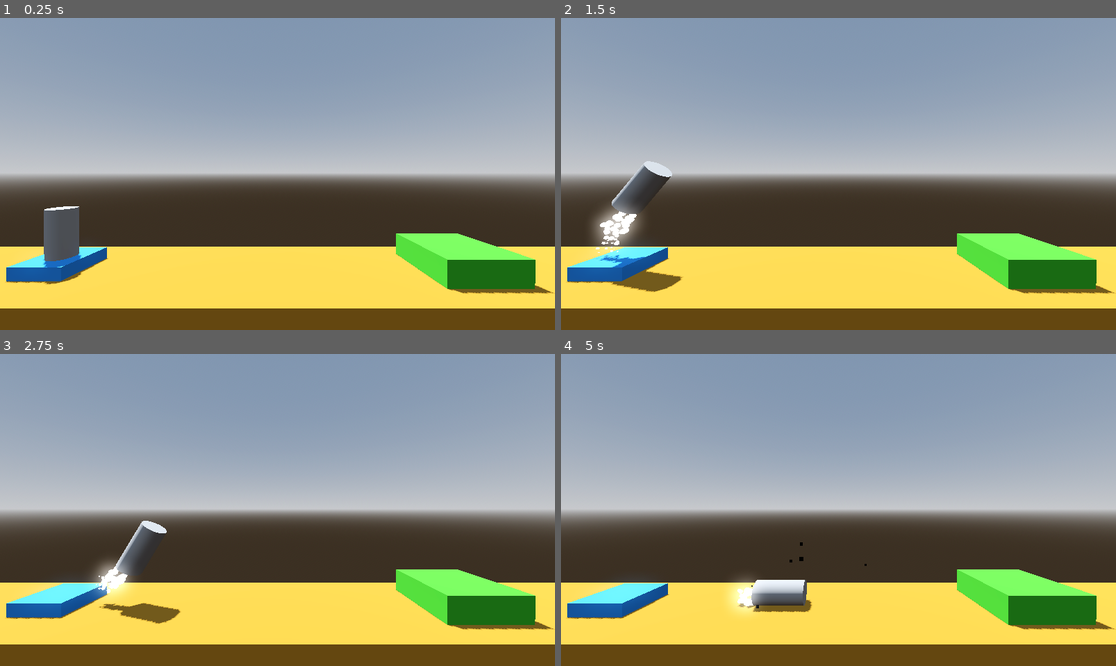
Above: before the commit, frames 1-4 (two rows, left to right).
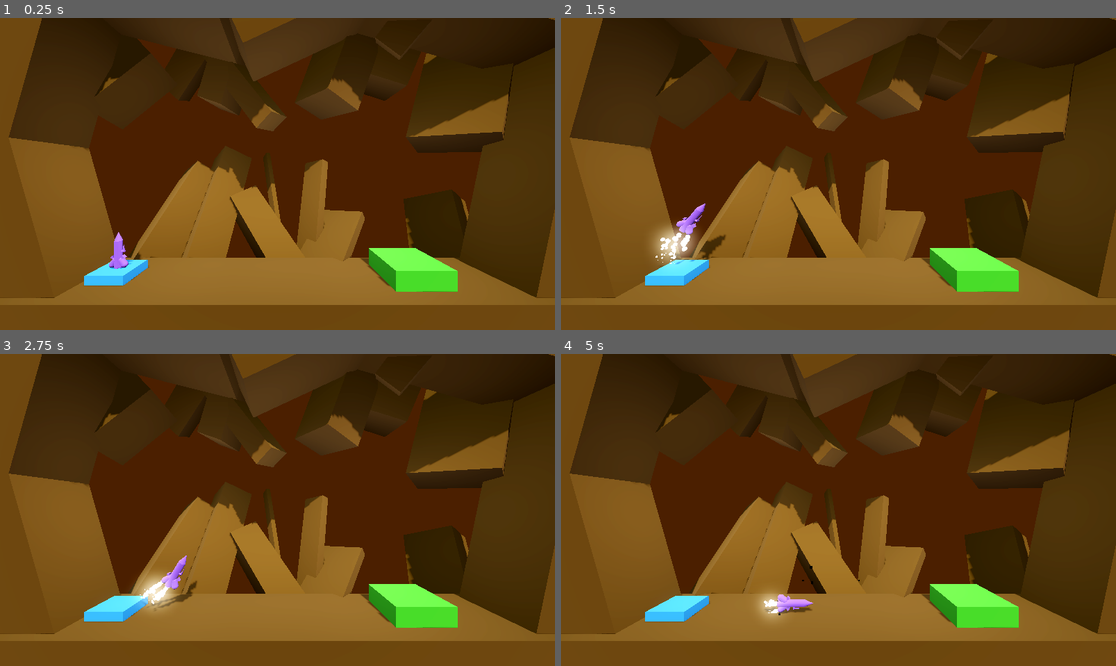
Above: after the commit, the same moments.

Repository: JonathanCarey13/ProjectBoost
Game: Godot game, scene res://level/level.tscn
Two runs of this game, one before a commit and one after it. Both use one fixed random seed, a clock stepped at 60 frames per second and the inputs below.
Inputs:
- Up to frame 1 (0.25 s): no input
- Up to frame 2 (1.5 s): hold D (rotate_right) 0.53-1.28 s; hold Space (boost) 0.53-1.28 s; hold A (rotate_left) from 1.28 s (still down); tap Space (boost) at 1.35 s
- Up to frame 3 (2.75 s): release A (rotate_left) at 2.03 s; hold D (rotate_right) from 2.03 s (still down); hold Space (boost) from 2.03 s (still down)
- Up to frame 4 (5 s): release Space (boost) at 2.78 s; tap Space (boost) at 2.85, 4.35 s; release D (rotate_right) at 3.53 s; hold Space (boost) 3.53-4.28 s; hold A (rotate_left) from 3.53 s (still down); tap Escape (ui_cancel) at 4.15 s

The runs differ from the first frame. In frame 1, 93% of the frame differs, in the area x 0-100%, y 0-94%; in frame 2, 93%; in frame 3, 93%; in frame 4, 93%.

Commit message:
finished project

Diff:
--- a/Player.gd
+++ b/Player.gd
@@ -19,6 +19,9 @@
 
 # Called every frame. 'delta' is the elapsed time since the previous frame.
 func _process(delta: float) -> void:
+	if Input.is_action_pressed("ui_cancel"):
+		get_tree().quit()
+
 	if Input.is_action_pressed("boost"):
 		apply_central_force(basis.y * delta * thrust)
 		booster_particles.emitting = true
--- /dev/null
+++ b/ShipPurpleMaterial.tres
@@ -0,0 +1,4 @@
+[gd_resource type="StandardMaterial3D" format=3 uid="uid://c8di6vovkkl4g"]
+
+[resource]
+albedo_color = Color(0.493146, 0.301806, 0.805544, 1)
--- /dev/null
+++ b/background.tscn
@@ -0,0 +1,153 @@
+[gd_scene load_steps=5 format=3 uid="uid://byj0p0jh54luu"]
+
+[sub_resource type="StandardMaterial3D" id="StandardMaterial3D_4lpfg"]
+albedo_color = Color(0.31516, 0.211319, 0.0296323, 1)
+
+[sub_resource type="ProceduralSkyMaterial" id="ProceduralSkyMaterial_04m20"]
+sky_horizon_color = Color(0.64625, 0.65575, 0.67075, 1)
+ground_horizon_color = Color(0.64625, 0.65575, 0.67075, 1)
+
+[sub_resource type="Sky" id="Sky_nl7jv"]
+sky_material = SubResource("ProceduralSkyMaterial_04m20")
+
+[sub_resource type="Environment" id="Environment_xf5c6"]
+background_mode = 1
+background_color = Color(0.06, 0.02799, 0.0018, 1)
+sky = SubResource("Sky_nl7jv")
+ambient_light_source = 3
+tonemap_mode = 2
+glow_enabled = true
+
+[node name="Floor" type="CSGBox3D" groups=["Crash"]]
+transform = Transform3D(1, 0, 0, 0, 1, 0, 0, 0, 1, 0, -4, 0)
+use_collision = true
+size = Vector3(30, 8, 5)
+material = SubResource("StandardMaterial3D_4lpfg")
+
+[node name="Wall" type="CSGBox3D" parent="."]
+transform = Transform3D(0.96327, -0.268533, 0, 0.268533, 0.96327, 0, 0, 0, 1, -13.2577, 7, 0)
+size = Vector3(4, 10, 4)
+material = SubResource("StandardMaterial3D_4lpfg")
+
+[node name="Wall2" type="CSGBox3D" parent="."]
+transform = Transform3D(0.960876, 0.276979, 0, -0.276979, 0.960876, 0, 0, 0, 1, -13.2577, 15.7131, 0)
+size = Vector3(4, 10, 4)
+material = SubResource("StandardMaterial3D_4lpfg")
+
+[node name="Wall3" type="CSGBox3D" parent="."]
+transform = Transform3D(0.980426, 0.196887, 0, -0.196887, 0.980426, 0, 0, 0, 1, 15.3764, 10.6726, 0)
+size = Vector3(4, 16, 4)
+material = SubResource("StandardMaterial3D_4lpfg")
+
+[node name="Ceiling" type="CSGBox3D" parent="."]
+transform = Transform3D(-0.243226, 0.96997, 0, -0.96997, -0.243226, 0, 0, 0, 1, -7.04962, 20.1199, 0)
+size = Vector3(4, 10, 4)
+material = SubResource("StandardMaterial3D_4lpfg")
+
+[node name="Ceiling2" type="CSGBox3D" parent="."]
+transform = Transform3D(0.420529, 0.907279, 0, -0.907279, 0.420529, 0, 0, 0, 1, 2.10649, 19.6918, 0)
+size = Vector3(4, 10, 4)
+material = SubResource("StandardMaterial3D_4lpfg")
+
+[node name="Ceiling3" type="CSGBox3D" parent="."]
+transform = Transform3D(-0.27228, 0.962218, 0, -0.962218, -0.27228, 0, 0, 0, 1, 9.39145, 19.8467, 0)
+size = Vector3(4, 18.1984, 4)
+material = SubResource("StandardMaterial3D_4lpfg")
+
+[node name="Wall4" type="CSGBox3D" parent="."]
+transform = Transform3D(-0.724326, 0.319542, -0.610938, 0.541709, 0.811917, -0.217587, 0.426502, -0.488555, -0.761191, -8.43711, 6.13829, -6.21727)
+size = Vector3(2.90247, 8.60266, 4)
+material = SubResource("StandardMaterial3D_4lpfg")
+
+[node name="Wall5" type="CSGBox3D" parent="."]
+transform = Transform3D(-0.816892, 0.153236, -0.556064, 0.388309, 0.858974, -0.33374, 0.426503, -0.488555, -0.761191, -5.26755, 6.90834, -6.56611)
+size = Vector3(2.75064, 10.0352, 3.14404)
+material = SubResource("StandardMaterial3D_4lpfg")
+
+[node name="Wall6" type="CSGBox3D" parent="."]
+transform = Transform3D(-0.832017, -0.541987, -0.118324, -0.354748, 0.683789, -0.637643, 0.426503, -0.488555, -0.761191, -1.09936, 4.72155, -5.44086)
+size = Vector3(2.41988, 7.50172, 3.09503)
+material = SubResource("StandardMaterial3D_4lpfg")
+
+[node name="Wall7" type="CSGBox3D" parent="."]
+transform = Transform3D(-0.899878, -0.144343, -0.411567, 0.0912002, 0.860513, -0.501201, 0.426503, -0.488555, -0.761191, -0.266071, 6.3291, -7.003)
+size = Vector3(0.423685, 12.2816, 0.939972)
+material = SubResource("StandardMaterial3D_4lpfg")
+
+[node name="Wall8" type="CSGBox3D" parent="."]
+transform = Transform3D(0.450215, -0.527906, -0.720156, -0.812088, -0.577397, -0.0844314, -0.371244, 0.622842, -0.688657, 3.66126, 4.07461, -3.80648)
+size = Vector3(0.779154, 7.50172, 3.55119)
+material = SubResource("StandardMaterial3D_4lpfg")
+
+[node name="Wall9" type="CSGBox3D" parent="."]
+transform = Transform3D(0.760235, -0.138132, -0.634797, -0.283553, -0.949702, -0.132931, -0.584504, 0.281056, -0.761162, 2.95539, 6.46063, -6.03217)
+size = Vector3(0.779154, 8.98634, 2.02071)
+material = SubResource("StandardMaterial3D_4lpfg")
+
+[node name="Wall10" type="CSGBox3D" parent="."]
+transform = Transform3D(-0.797619, 0.193677, -0.571222, 0.426498, 0.850768, -0.307076, 0.426503, -0.488555, -0.761191, 14.2439, 3.47262, -6.21727)
+size = Vector3(2.90247, 8.60266, 4)
+material = SubResource("StandardMaterial3D_4lpfg")
+
+[node name="Wall11" type="CSGBox3D" parent="."]
+transform = Transform3D(0.450216, -0.527906, -0.720159, 0.294585, -0.67355, 0.677904, -0.842929, -0.51735, -0.147731, 7.92944, 18.8515, -0.362348)
+size = Vector3(1.36992, 3.91785, 1.91355)
+material = SubResource("StandardMaterial3D_4lpfg")
+
+[node name="Wall12" type="CSGBox3D" parent="."]
+transform = Transform3D(-0.135145, 0.672891, 0.727298, 0.294585, -0.67355, 0.677905, 0.946023, 0.305866, -0.107195, -11.5245, 16.8616, -3.65363)
+size = Vector3(2.91336, 4.53901, 5.37279)
+material = SubResource("StandardMaterial3D_4lpfg")
+
+[node name="Wall13" type="CSGBox3D" parent="."]
+transform = Transform3D(0.152887, -0.667029, -0.729184, 0.294585, -0.673551, 0.677906, -0.94332, -0.318448, 0.0935178, -6.01621, 19.6624, -4.77969)
+size = Vector3(1.65909, 8.572, 2.19079)
+material = SubResource("StandardMaterial3D_4lpfg")
+
+[node name="Wall14" type="CSGBox3D" parent="."]
+transform = Transform3D(-0.825902, 0.344067, -0.446659, 0.348232, 0.934337, 0.0758293, 0.44342, -0.0929137, -0.891486, 5.16937, 19.359, -4.2615)
+size = Vector3(2.90247, 9.86627, 4)
+material = SubResource("StandardMaterial3D_4lpfg")
+
+[node name="Wall15" type="CSGBox3D" parent="."]
+transform = Transform3D(-0.932636, 0.337171, 0.128475, 0.348232, 0.934337, 0.0758292, -0.0944711, 0.115459, -0.98881, 9.62247, 21.263, -4.54427)
+size = Vector3(3.10358, 9.86627, 4)
+material = SubResource("StandardMaterial3D_4lpfg")
+
+[node name="Wall16" type="CSGBox3D" parent="."]
+transform = Transform3D(-0.932636, 0.337171, 0.128475, 0.348232, 0.934337, 0.0758292, -0.0944711, 0.115459, -0.98881, -2.39979, 20.5083, -3.73258)
+size = Vector3(1.76907, 11.979, 4)
+material = SubResource("StandardMaterial3D_4lpfg")
+
+[node name="Wall17" type="CSGBox3D" parent="."]
+transform = Transform3D(0.672481, -0.57677, -0.463796, 0.613312, 0.785037, -0.0869877, 0.414268, -0.225953, 0.881662, -4.41178, 18.6928, -3.74792)
+size = Vector3(1.4325, 14.0925, 2.18018)
+material = SubResource("StandardMaterial3D_4lpfg")
+
+[node name="Wall18" type="CSGBox3D" parent="."]
+transform = Transform3D(-0.722776, 0.31913, -0.612985, 0.348232, 0.934337, 0.0758292, 0.596933, -0.158654, -0.786448, 13.8641, 16.4262, -3.75404)
+size = Vector3(2.85566, 9.86627, 4.94263)
+material = SubResource("StandardMaterial3D_4lpfg")
+
+[node name="DirectionalLight3D" type="DirectionalLight3D" parent="."]
+transform = Transform3D(-0.0178792, 0.990952, 0.133022, -0.759491, -0.0999889, 0.642788, 0.650272, -0.0895366, 0.754407, 0, -3.30767, 10)
+light_energy = 0.5
+shadow_enabled = true
+
+[node name="WorldEnvironment" type="WorldEnvironment" parent="."]
+environment = SubResource("Environment_xf5c6")
+
+[node name="OmniLight3D" type="OmniLight3D" parent="."]
+transform = Transform3D(1, 0, 0, 0, 1, 0, 0, 0, 1, 0.0366979, 10.8036, -0.553242)
+omni_range = 12.0
+omni_attenuation = 0.5
+
+[node name="OmniLight3D2" type="OmniLight3D" parent="."]
+transform = Transform3D(1, 0, 0, 0, 1, 0, 0, 0, 1, -7.3043, 10.8036, -0.553242)
+omni_range = 12.0
+omni_attenuation = 0.5
+
+[node name="OmniLight3D3" type="OmniLight3D" parent="."]
+transform = Transform3D(1, 0, 0, 0, 1, 0, 0, 0, 1, 6.68242, 10.8036, -0.553242)
+omni_range = 12.0
+omni_attenuation = 0.5
--- a/level/level.tscn
+++ b/level/level.tscn
@@ -1,23 +1,8 @@
-[gd_scene load_steps=9 format=3 uid="uid://bgibu8x55fvm6"]
+[gd_scene load_steps=6 format=3 uid="uid://bgibu8x55fvm6"]
 
 [ext_resource type="PackedScene" uid="uid://xibu5c60f2e5" path="res://player.tscn" id="1_2xpdr"]
 [ext_resource type="Script" path="res://Level/LandingPad.gd" id="1_ba4vr"]
-
-[sub_resource type="ProceduralSkyMaterial" id="ProceduralSkyMaterial_w38op"]
-sky_horizon_color = Color(0.64625, 0.65575, 0.67075, 1)
-ground_horizon_color = Color(0.64625, 0.65575, 0.67075, 1)
-
-[sub_resource type="Sky" id="Sky_nl7jv"]
-sky_material = SubResource("ProceduralSkyMaterial_w38op")
-
-[sub_resource type="Environment" id="Environment_ia4ei"]
-background_mode = 2
-sky = SubResource("Sky_nl7jv")
-tonemap_mode = 2
-glow_enabled = true
-
-[sub_resource type="StandardMaterial3D" id="StandardMaterial3D_4lpfg"]
-albedo_color = Color(0.678254, 0.472331, 0.109846, 1)
+[ext_resource type="PackedScene" uid="uid://byj0p0jh54luu" path="res://background.tscn" id="1_rcxca"]
 
 [sub_resource type="StandardMaterial3D" id="StandardMaterial3D_iv17u"]
 albedo_color = Color(0.184314, 0.545098, 0.894118, 1)
@@ -27,18 +12,7 @@
 
 [node name="Level" type="Node3D"]
 
-[node name="DirectionalLight3D" type="DirectionalLight3D" parent="."]
-transform = Transform3D(-0.592163, -0.743657, -0.310351, -0.40957, -0.053921, 0.910684, -0.69397, 0.666384, -0.27265, 0, 0, 0)
-shadow_enabled = true
-
-[node name="WorldEnvironment" type="WorldEnvironment" parent="."]
-environment = SubResource("Environment_ia4ei")
-
-[node name="Floor" type="CSGBox3D" parent="." groups=["Crash"]]
-transform = Transform3D(1, 0, 0, 0, 1, 0, 0, 0, 1, 0, -4, 0)
-use_collision = true
-size = Vector3(30, 8, 5)
-material = SubResource("StandardMaterial3D_4lpfg")
+[node name="Floor" parent="." instance=ExtResource("1_rcxca")]
 
 [node name="LaunchPad" type="CSGBox3D" parent="."]
 transform = Transform3D(1, 0, 0, 0, 1, 0, 0, 0, 1, -8.92022, 0.25, 0)
@@ -55,7 +29,7 @@
 file_path = "res://level/level_2.tscn"
 
 [node name="Camera3D" type="Camera3D" parent="."]
-transform = Transform3D(1, 0, 0, 0, 0.999986, 0.00523596, 0, -0.00523596, 0.999986, 0, 3.952, 8.413)
+transform = Transform3D(1, 0, 0, 0, 0.999986, 0.00523596, 0, -0.00523596, 0.999986, 0, 5.787, 11.388)
 
 [node name="Player" parent="." instance=ExtResource("1_2xpdr")]
 transform = Transform3D(1, 0, 0, 0, 1, 0, 0, 0, 1, -8.92, 1.5, 0)
--- a/level/level_2.tscn
+++ b/level/level_2.tscn
@@ -1,23 +1,8 @@
-[gd_scene load_steps=10 format=3 uid="uid://d3pjm0k5urwhw"]
+[gd_scene load_steps=7 format=3 uid="uid://d3pjm0k5urwhw"]
 
 [ext_resource type="Script" path="res://Level/LandingPad.gd" id="1_qqsvn"]
 [ext_resource type="PackedScene" uid="uid://xibu5c60f2e5" path="res://player.tscn" id="2_ktfon"]
-
-[sub_resource type="ProceduralSkyMaterial" id="ProceduralSkyMaterial_w38op"]
-sky_horizon_color = Color(0.64625, 0.65575, 0.67075, 1)
-ground_horizon_color = Color(0.64625, 0.65575, 0.67075, 1)
-
-[sub_resource type="Sky" id="Sky_nl7jv"]
-sky_material = SubResource("ProceduralSkyMaterial_w38op")
-
-[sub_resource type="Environment" id="Environment_ia4ei"]
-background_mode = 2
-sky = SubResource("Sky_nl7jv")
-tonemap_mode = 2
-glow_enabled = true
-
-[sub_resource type="StandardMaterial3D" id="StandardMaterial3D_4lpfg"]
-albedo_color = Color(0.678254, 0.472331, 0.109846, 1)
+[ext_resource type="PackedScene" uid="uid://byj0p0jh54luu" path="res://background.tscn" id="3_1ak7j"]
 
 [sub_resource type="StandardMaterial3D" id="StandardMaterial3D_g2gnj"]
 albedo_color = Color(0.951149, 0.296869, 0.570435, 1)
@@ -29,19 +14,6 @@
 albedo_color = Color(0.223508, 0.673093, 0.131792, 1)
 
 [node name="Level" type="Node3D"]
-
-[node name="DirectionalLight3D" type="DirectionalLight3D" parent="."]
-transform = Transform3D(-0.592163, -0.743657, -0.310351, -0.40957, -0.053921, 0.910684, -0.69397, 0.666384, -0.27265, 0, 0, 0)
-shadow_enabled = true
-
-[node name="WorldEnvironment" type="WorldEnvironment" parent="."]
-environment = SubResource("Environment_ia4ei")
-
-[node name="Floor" type="CSGBox3D" parent="." groups=["Crash"]]
-transform = Transform3D(1, 0, 0, 0, 1, 0, 0, 0, 1, 0, -4, 0)
-use_collision = true
-size = Vector3(30, 8, 5)
-material = SubResource("StandardMaterial3D_4lpfg")
 
 [node name="Obstacle" type="CSGBox3D" parent="." groups=["Crash"]]
 transform = Transform3D(1, 0, 0, 0, 1, 0, 0, 0, 1, 0, 2.66886, 0)
@@ -64,7 +36,9 @@
 file_path = "res://level/level_3.tscn"
 
 [node name="Camera3D" type="Camera3D" parent="."]
-transform = Transform3D(1, 0, 0, 0, 0.999986, 0.00523596, 0, -0.00523596, 0.999986, 0, 3.952, 8.413)
+transform = Transform3D(1, 0, 0, 0, 0.999986, 0.00523596, 0, -0.00523596, 0.999986, 0, 5.787, 11.388)
 
 [node name="Player" parent="." instance=ExtResource("2_ktfon")]
 transform = Transform3D(1, 0, 0, 0, 1, 0, 0, 0, 1, -8.92, 1.5, 0)
+
+[node name="Floor" parent="." instance=ExtResource("3_1ak7j")]
--- a/level/level_3.tscn
+++ b/level/level_3.tscn
@@ -1,23 +1,8 @@
-[gd_scene load_steps=10 format=3 uid="uid://dx8lmbki6fbp5"]
+[gd_scene load_steps=7 format=3 uid="uid://dx8lmbki6fbp5"]
 
 [ext_resource type="Script" path="res://Level/LandingPad.gd" id="1_80xk7"]
 [ext_resource type="PackedScene" uid="uid://xibu5c60f2e5" path="res://player.tscn" id="2_2cb4k"]
-
-[sub_resource type="ProceduralSkyMaterial" id="ProceduralSkyMaterial_w38op"]
-sky_horizon_color = Color(0.64625, 0.65575, 0.67075, 1)
-ground_horizon_color = Color(0.64625, 0.65575, 0.67075, 1)
-
-[sub_resource type="Sky" id="Sky_nl7jv"]
-sky_material = SubResource("ProceduralSkyMaterial_w38op")
-
-[sub_resource type="Environment" id="Environment_ia4ei"]
-background_mode = 2
-sky = SubResource("Sky_nl7jv")
-tonemap_mode = 2
-glow_enabled = true
-
-[sub_resource type="StandardMaterial3D" id="StandardMaterial3D_4lpfg"]
-albedo_color = Color(0.678254, 0.472331, 0.109846, 1)
+[ext_resource type="PackedScene" uid="uid://byj0p0jh54luu" path="res://background.tscn" id="3_wr1tn"]
 
 [sub_resource type="StandardMaterial3D" id="StandardMaterial3D_g2gnj"]
 albedo_color = Color(0.951149, 0.296869, 0.570435, 1)
@@ -29,19 +14,6 @@
 albedo_color = Color(0.223508, 0.673093, 0.131792, 1)
 
 [node name="Level" type="Node3D"]
-
-[node name="DirectionalLight3D" type="DirectionalLight3D" parent="."]
-transform = Transform3D(-0.592163, -0.743657, -0.310351, -0.40957, -0.053921, 0.910684, -0.69397, 0.666384, -0.27265, 0, 0, 0)
-shadow_enabled = true
-
-[node name="WorldEnvironment" type="WorldEnvironment" parent="."]
-environment = SubResource("Environment_ia4ei")
-
-[node name="Floor" type="CSGBox3D" parent="." groups=["Crash"]]
-transform = Transform3D(1, 0, 0, 0, 1, 0, 0, 0, 1, 0, -4, 0)
-use_collision = true
-size = Vector3(30, 8, 5)
-material = SubResource("StandardMaterial3D_4lpfg")
 
 [node name="Obstacle" type="CSGBox3D" parent="." groups=["Crash"]]
 transform = Transform3D(0.663051, -0.748574, 0, 0.748574, 0.663051, 0, 0, 0, 1, 4.99818, 4.32851, 0)
@@ -70,7 +42,9 @@
 file_path = "res://level/level_4.tscn"
 
 [node name="Camera3D" type="Camera3D" parent="."]
-transform = Transform3D(1, 0, 0, 0, 0.999986, 0.00523596, 0, -0.00523596, 0.999986, 0, 3.952, 8.413)
+transform = Transform3D(1, 0, 0, 0, 0.999986, 0.00523596, 0, -0.00523596, 0.999986, 0, 5.787, 11.388)
 
 [node name="Player" parent="." instance=ExtResource("2_2cb4k")]
 transform = Transform3D(1, 0, 0, 0, 1, 0, 0, 0, 1, -8.92, 1.5, 0)
+
+[node name="Floor" parent="." instance=ExtResource("3_wr1tn")]
--- a/level/level_4.tscn
+++ b/level/level_4.tscn
@@ -1,24 +1,9 @@
-[gd_scene load_steps=10 format=3 uid="uid://dof6e4xaoatxh"]
+[gd_scene load_steps=7 format=3 uid="uid://dof6e4xaoatxh"]
 
 [ext_resource type="Script" path="res://Level/LandingPad.gd" id="1_j6wxi"]
 [ext_resource type="PackedScene" uid="uid://xibu5c60f2e5" path="res://player.tscn" id="2_46r7w"]
 [ext_resource type="PackedScene" uid="uid://cnal3ebr64tbd" path="res://moving_hazard.tscn" id="3_ovesc"]
-
-[sub_resource type="ProceduralSkyMaterial" id="ProceduralSkyMaterial_w38op"]
-sky_horizon_color = Color(0.64625, 0.65575, 0.67075, 1)
-ground_horizon_color = Color(0.64625, 0.65575, 0.67075, 1)
-
-[sub_resource type="Sky" id="Sky_nl7jv"]
-sky_material = SubResource("ProceduralSkyMaterial_w38op")
-
-[sub_resource type="Environment" id="Environment_ia4ei"]
-background_mode = 2
-sky = SubResource("Sky_nl7jv")
-tonemap_mode = 2
-glow_enabled = true
-
-[sub_resource type="StandardMaterial3D" id="StandardMaterial3D_4lpfg"]
-albedo_color = Color(0.678254, 0.472331, 0.109846, 1)
+[ext_resource type="PackedScene" uid="uid://byj0p0jh54luu" path="res://background.tscn" id="4_jvr6j"]
 
 [sub_resource type="StandardMaterial3D" id="StandardMaterial3D_iv17u"]
 albedo_color = Color(0.184314, 0.545098, 0.894118, 1)
@@ -27,19 +12,6 @@
 albedo_color = Color(0.223508, 0.673093, 0.131792, 1)
 
 [node name="Level" type="Node3D"]
-
-[node name="DirectionalLight3D" type="DirectionalLight3D" parent="."]
-transform = Transform3D(-0.592163, -0.743657, -0.310351, -0.40957, -0.053921, 0.910684, -0.69397, 0.666384, -0.27265, 0, 0, 0)
-shadow_enabled = true
-
-[node name="WorldEnvironment" type="WorldEnvironment" parent="."]
-environment = SubResource("Environment_ia4ei")
-
-[node name="Floor" type="CSGBox3D" parent="." groups=["Crash"]]
-transform = Transform3D(1, 0, 0, 0, 1, 0, 0, 0, 1, 0, -4, 0)
-use_collision = true
-size = Vector3(30, 8, 5)
-material = SubResource("StandardMaterial3D_4lpfg")
 
 [node name="LaunchPad" type="CSGBox3D" parent="."]
 transform = Transform3D(1, 0, 0, 0, 1, 0, 0, 0, 1, -8.92022, 0.25, 0)
@@ -56,7 +28,7 @@
 file_path = "res://level/level.tscn"
 
 [node name="Camera3D" type="Camera3D" parent="."]
-transform = Transform3D(1, 0, 0, 0, 0.999986, 0.00523596, 0, -0.00523596, 0.999986, 0, 3.952, 8.413)
+transform = Transform3D(1, 0, 0, 0, 0.999986, 0.00523596, 0, -0.00523596, 0.999986, 0, 5.787, 11.388)
 
 [node name="Player" parent="." instance=ExtResource("2_46r7w")]
 transform = Transform3D(1, 0, 0, 0, 1, 0, 0, 0, 1, -8.92, 1.5, 0)
@@ -64,3 +36,5 @@
 [node name="MovingHazard" parent="." instance=ExtResource("3_ovesc")]
 destination = Vector3(0, 2, 0)
 duration = 3.0
+
+[node name="Floor" parent="." instance=ExtResource("4_jvr6j")]
--- a/player.tscn
+++ b/player.tscn
@@ -7,10 +7,34 @@
 [ext_resource type="PackedScene" uid="uid://ux6ivcx1ovdp" path="res://Particles/booster_particles.tscn" id="5_t746g"]
 [ext_resource type="PackedScene" uid="uid://dcecb8hw7dbrv" path="res://Particles/explosion_particles.tscn" id="6_7dk6m"]
 [ext_resource type="PackedScene" uid="uid://jfwajmrh6ca7" path="res://Particles/success_particles.tscn" id="7_e6tth"]
+[ext_resource type="Material" uid="uid://c8di6vovkkl4g" path="res://ShipPurpleMaterial.tres" id="8_d7wq0"]
 
 [sub_resource type="CylinderMesh" id="CylinderMesh_xsnw3"]
 
 [sub_resource type="CylinderShape3D" id="CylinderShape3D_34wc5"]
+
+[sub_resource type="CylinderMesh" id="CylinderMesh_31djj"]
+top_radius = 0.2
+bottom_radius = 0.2
+height = 1.5
+
+[sub_resource type="CylinderMesh" id="CylinderMesh_x80hl"]
+top_radius = 0.0
+bottom_radius = 0.2
+height = 0.5
+
+[sub_resource type="CapsuleMesh" id="CapsuleMesh_bn1y7"]
+radius = 0.172
+height = 0.655
+
+[sub_resource type="PrismMesh" id="PrismMesh_yvp81"]
+size = Vector3(0.2, 0.2, 0.2)
+
+[sub_resource type="CylinderMesh" id="CylinderMesh_tj44m"]
+height = 0.4
+
+[sub_resource type="CylinderMesh" id="CylinderMesh_5fyp6"]
+bottom_radius = 0.0
 
 [node name="Player" type="RigidBody3D"]
 axis_lock_linear_z = true
@@ -23,6 +47,7 @@
 script = ExtResource("1_5ljwy")
 
 [node name="MeshInstance3D" type="MeshInstance3D" parent="."]
+visible = false
 mesh = SubResource("CylinderMesh_xsnw3")
 
 [node name="CollisionShape3D" type="CollisionShape3D" parent="."]
@@ -41,13 +66,57 @@
 transform = Transform3D(1, 0, 0, 0, 1, 0, 0, 0, 1, 0, -1, 0)
 
 [node name="LeftBoosterParticles" parent="." instance=ExtResource("5_t746g")]
-transform = Transform3D(1, 0, 0, 0, 1, 0, 0, 0, 1, -0.4, -1, 0)
+transform = Transform3D(0.865379, 0.501118, 0, -0.501118, 0.865379, 0, 0, 0, 1, -0.365658, -0.965935, 0)
 
 [node name="RightBoosterParticles" parent="." instance=ExtResource("5_t746g")]
-transform = Transform3D(1, 0, 0, 0, 1, 0, 0, 0, 1, 0.4, -1, 0)
+transform = Transform3D(0.878041, -0.478585, 0, 0.478585, 0.878041, 0, 0, 0, 1, 0.4, -0.962274, 0)
 
 [node name="ExplosionParticles" parent="." instance=ExtResource("6_7dk6m")]
 
 [node name="SuccessParticles" parent="." instance=ExtResource("7_e6tth")]
 
+[node name="Body" type="MeshInstance3D" parent="."]
+transform = Transform3D(1, 0, 0, 0, 1, 0, 0, 0, 1, 0, -0.249897, 0)
+material_override = ExtResource("8_d7wq0")
+mesh = SubResource("CylinderMesh_31djj")
+skeleton = NodePath("Cockpit")
+
+[node name="Cockpit" type="MeshInstance3D" parent="Body"]
+transform = Transform3D(1, 0, 0, 0, 1, 0, 0, 0, 1, 0, 1, 0)
+material_override = ExtResource("8_d7wq0")
+mesh = SubResource("CylinderMesh_x80hl")
+skeleton = NodePath("../..")
+
+[node name="LeftThruster" type="MeshInstance3D" parent="Body"]
+transform = Transform3D(0.809191, 0.587545, 0, -0.587545, 0.809191, 0, 0, 0, 1, -0.237891, -0.457733, 0)
+material_override = ExtResource("8_d7wq0")
+mesh = SubResource("CapsuleMesh_bn1y7")
+
+[node name="LeftThrusterTop" type="MeshInstance3D" parent="Body/LeftThruster"]
+transform = Transform3D(0.20383, 0.979006, -8.55875e-08, 0.979006, -0.20383, 1.78194e-08, 0, -8.74228e-08, -1, -0.179304, 0.195074, 0)
+material_override = ExtResource("8_d7wq0")
+mesh = SubResource("PrismMesh_yvp81")
+skeleton = NodePath("../..")
+
+[node name="RightThruster" type="MeshInstance3D" parent="Body"]
+transform = Transform3D(0.809017, -0.587785, 0, 0.587785, 0.809017, 0, 0, 0, 1, 0.238, -0.458, 0)
+material_override = ExtResource("8_d7wq0")
+mesh = SubResource("CapsuleMesh_bn1y7")
+
+[node name="RightThrusterTop" type="MeshInstance3D" parent="Body/RightThruster"]
+transform = Transform3D(0.202787, -0.979223, 7.07265e-08, -0.979223, -0.202787, -5.13858e-08, 6.46606e-08, -5.88366e-08, -1, 0.178858, 0.195138, 0)
+material_override = ExtResource("8_d7wq0")
+mesh = SubResource("PrismMesh_yvp81")
+skeleton = NodePath("../..")
+
+[node name="RightConnector" type="MeshInstance3D" parent="Body"]
+transform = Transform3D(-4.37114e-09, -0.4, 0, 0.1, -1.74846e-08, 0, 0, 0, 0.2, 0.248929, 0.157772, 0)
+material_override = ExtResource("8_d7wq0")
+mesh = SubResource("CylinderMesh_tj44m")
+
+[node name="RightCone" type="MeshInstance3D" parent="Body/RightConnector"]
+transform = Transform3D(-8.74228e-09, -2, 0, 0.2, -8.74228e-08, 0, 0, 0, 1, 2.15569, -0.0957716, 0)
+material_override = ExtResource("8_d7wq0")
+mesh = SubResource("CylinderMesh_5fyp6")
+
 [connection signal="body_entered" from="." to="." method="_on_body_entered"]
Not shown, added: export_presets.cfg
Not shown: 1 places in player.tscn that only renumber resources
Not shown, added: ProjectBoost.exe
